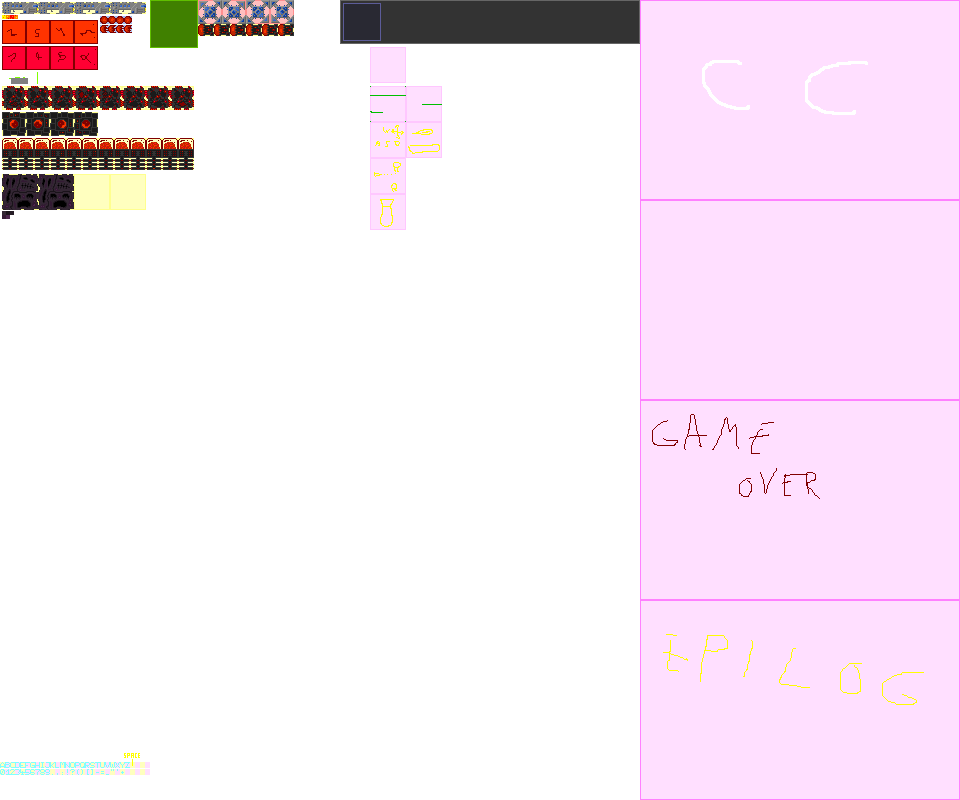
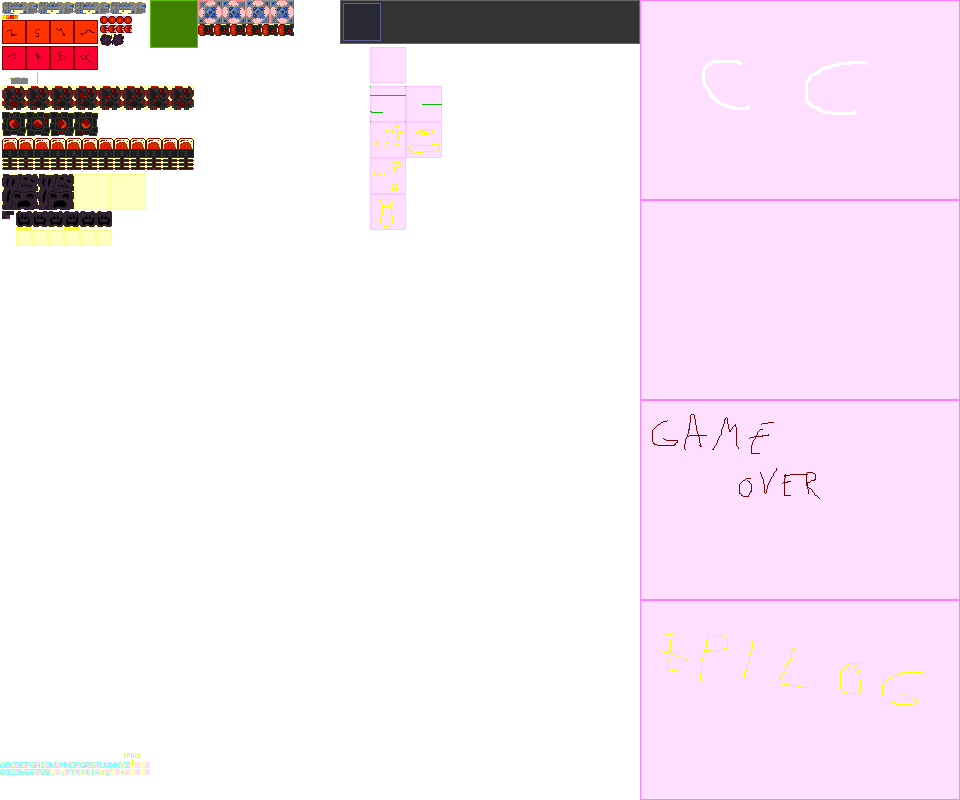
Comparing the layer stacks of the two 960×800 images. Changes:
painted on "sprites" over [16,34,124,227]
painted on "helpers" over [16,34,124,246]
